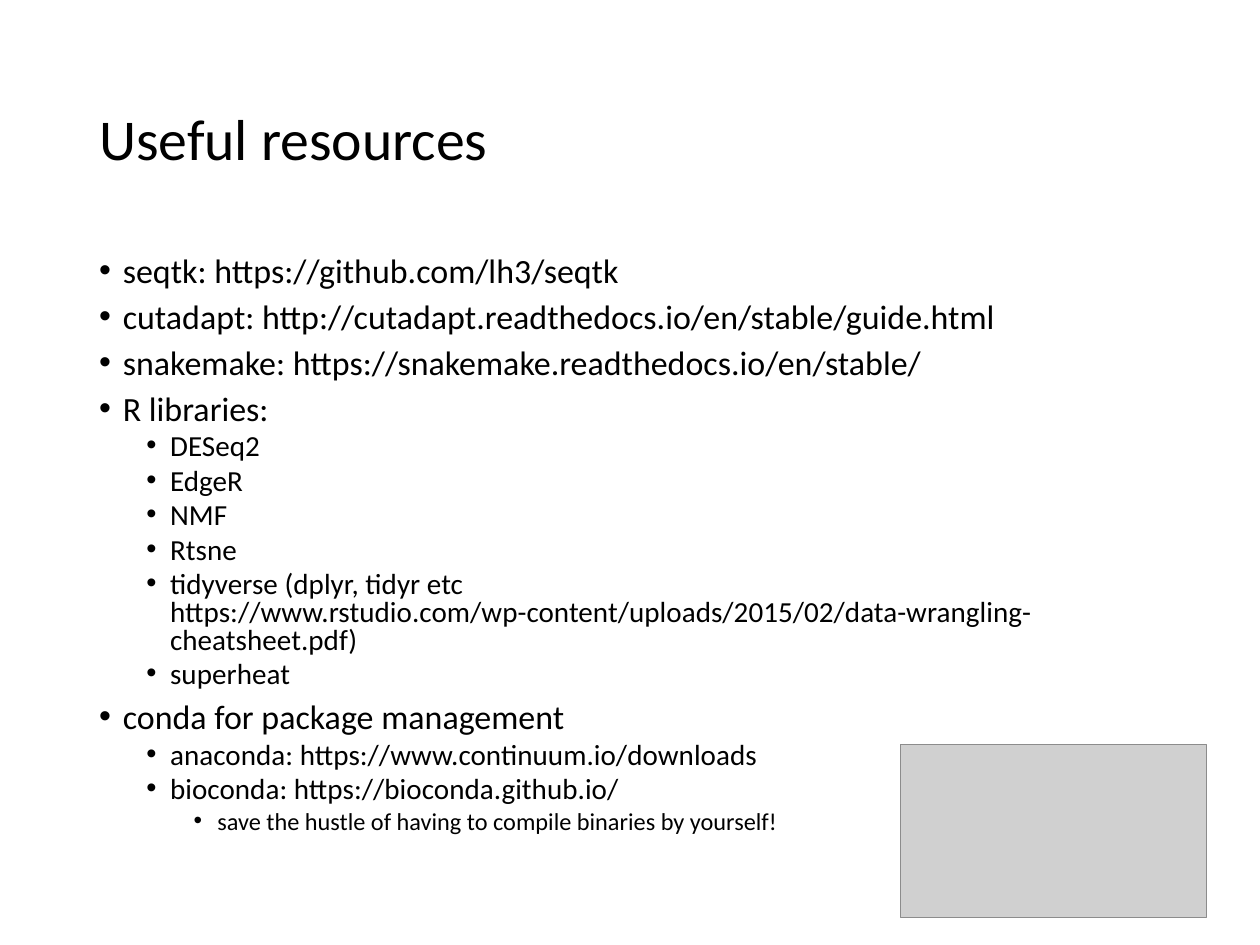
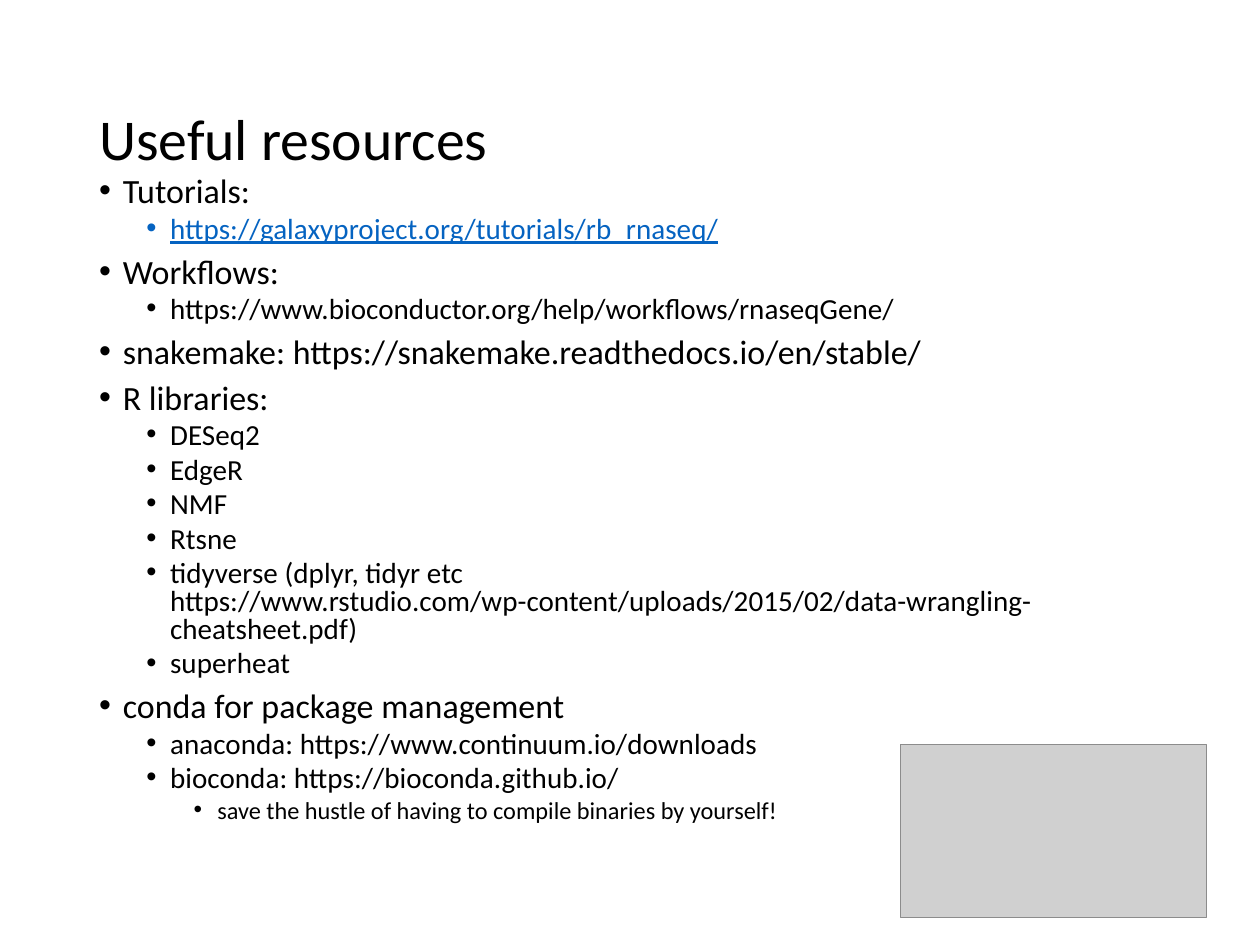
Before and after one commit to Yue-Jiang/achems, a slide deck: slide 18 of rnaseq_workshop.pptx. Drawn at 1260x945 pixels with LibreOffice and Linux fonts; fonts in the diff are those of the drawing; grey boxes stand for pictures. Boxes give left, top, right and bottom in pixels: in the first picture for what was removed or moved away, otherwise in the second. Text is boxed around its words. In the diff, an @@ line names an element or a change of style, - is before the commit and + after.

Commit message:
update slides again

```diff
--- a/rnaseq_workshop.pptx
+++ b/rnaseq_workshop.pptx
@@ text "Tutorials:": place and size @@
-text "Tutorials:" at box(123, 259, 1031, 834)
+text "Tutorials:" at box(123, 179, 1031, 823)
@@ text at box(123, 179, 894, 324): text changed; size 19.4 to 16.6 pt @@
-• seqtk: https://github.com/lh3/seqtk
-• cutadapt: http://cutadapt.readthedocs.io/en/stable/guide.html
+• Tutorials:
+  • https://galaxyproject.org/tutorials/rb_rnaseq/
+• Workflows:
+  • https://www.bioconductor.org/help/workflows/rnaseqGene/
```
Also in this commit, not shown: 1 other slide changed.
